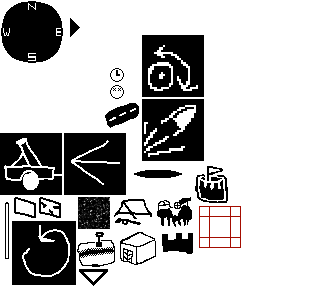
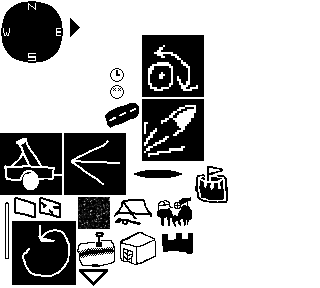
Two versions of the same layered image (320×288). Layer-by-layer changes:
painted on "Paint Layer 5" (3rd of 3) over <box>199,206,241,248</box>
hid "Paint Layer 3" (3rd of 5) over <box>199,206,241,248</box>
